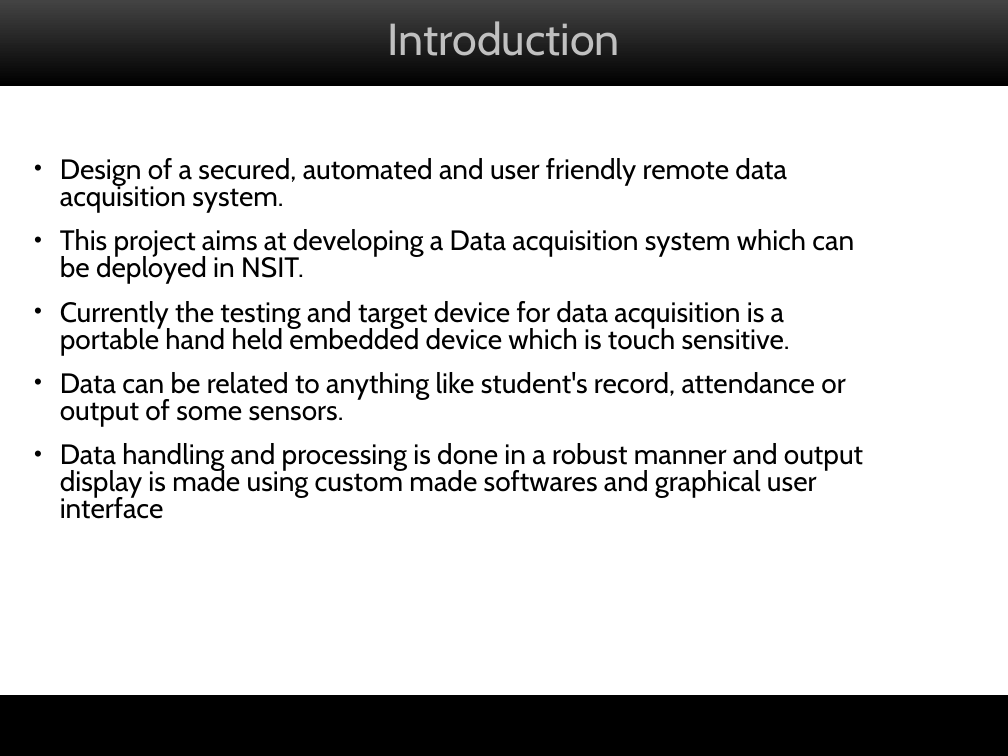
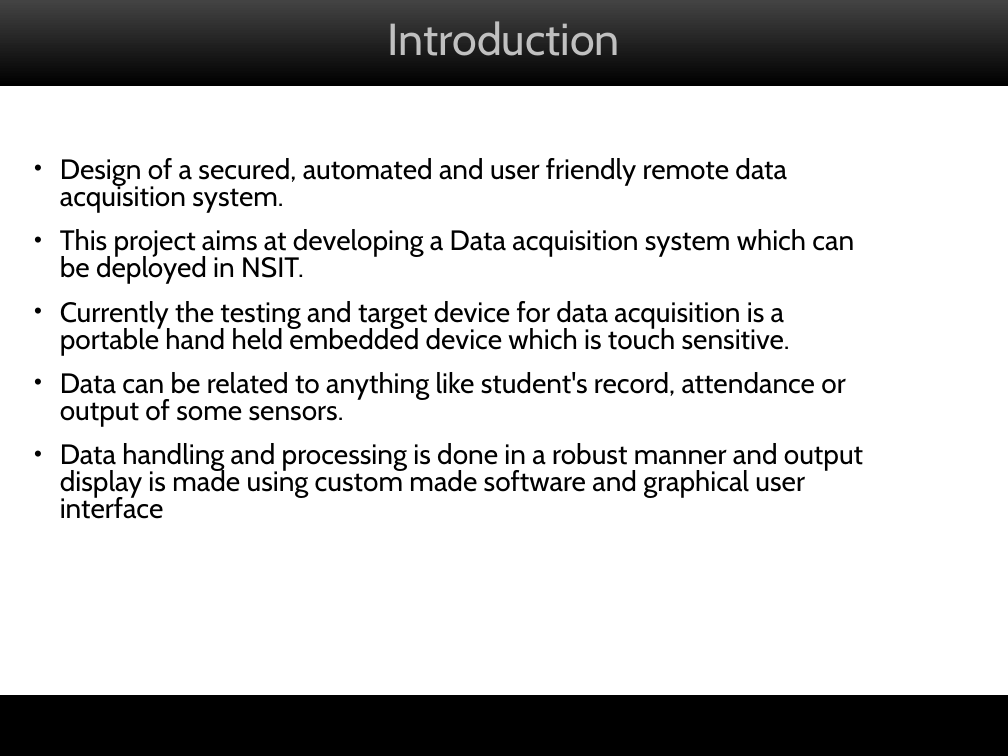
Before and after one commit to saurabh1403/attendance-on-openmoko, a slide deck: slide 3 of docs/mid-term-seminar.ppt. Drawn at 1008x756 pixels with LibreOffice and Linux fonts; fonts in the diff are those of the drawing; background and template pictures are left out. Boxes give left, top, right and bottom in pixels: in the first picture for what was removed or moved away, otherwise in the second. Text is boxed around its words. In the diff, an @@ line names an element or a change of style, - is before the commit and + after.

```diff
--- a/docs/mid-term-seminar.ppt
+++ b/docs/mid-term-seminar.ppt
@@ text at bbox=[60, 443, 863, 519]: text changed @@
-• Data handling and processing is done in a robust manner and output display is made using custom made softwares and graphical user interface
+• Data handling and processing is done in a robust manner and output display is made using custom made software and graphical user interface
```
Also in this commit, not shown: 7 other slides changed, 4 slides added, 2 slides removed, 35 other files.
